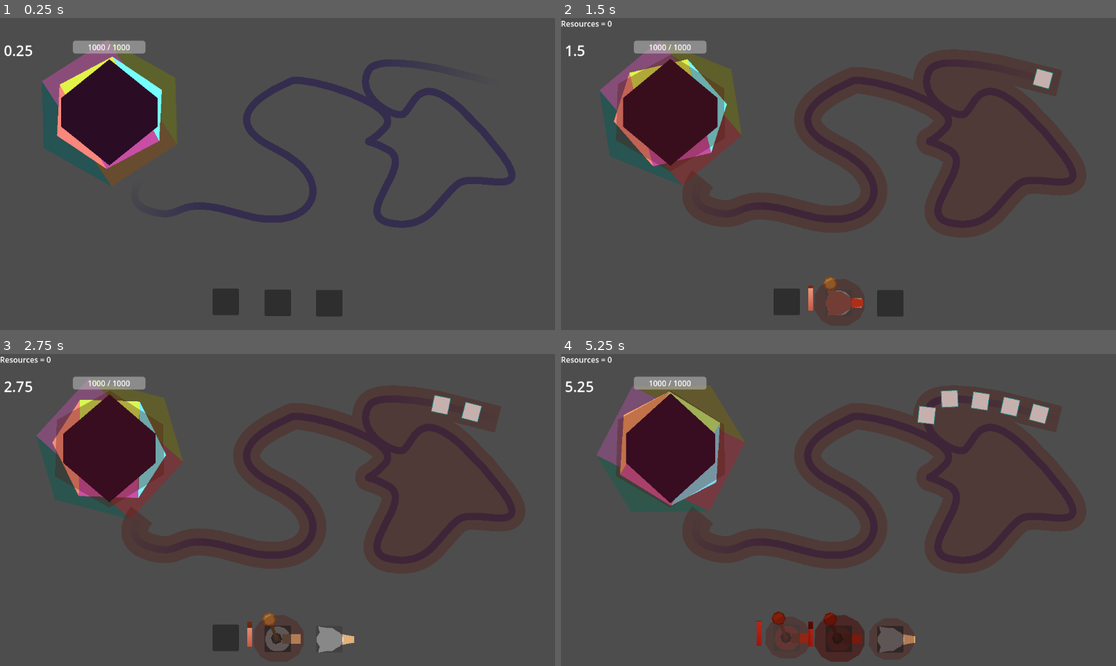
Above: before the commit, frames 1-4 (two rows, left to right).
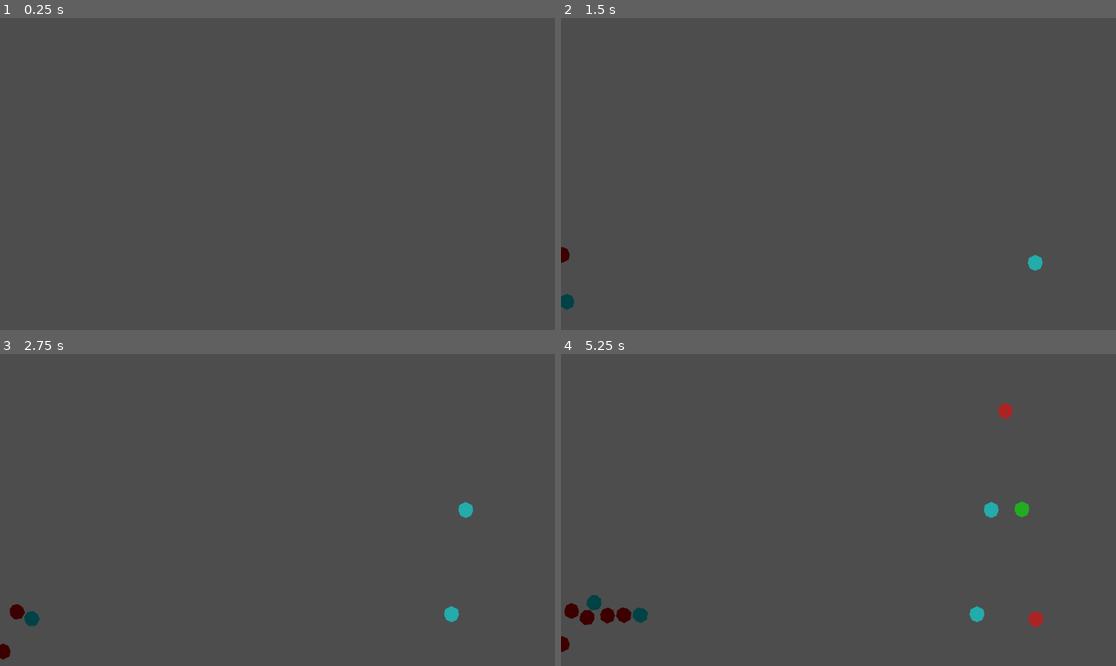
Above: after the commit, the same moments.

Repository: MaezkHeart/Serious-Game-Jam
Game: Godot game, scene res://Scenes/Lanes Prototype/lanes_proto_main.tscn
Same seed, same stepped clock (60 frames per second), same inputs: the game is played once before the commit and once after it. Before the commit the project starts from res://Scenes/level_1.tscn. The engine's default icon, where the game draws it, is replaced by a stand-in: a white triangle on a blue panel in a dark square.
Inputs (mouse positions are in pixels of both pictures, inside the frame that each line leads up to):
- Up to frame 1 (0.25 s): no input
- Up to frame 2 (1.5 s): click (788, 301) at 0.52 s; click (838, 301) at 1.27 s
- Up to frame 3 (2.75 s): click (327, 637) at 2.02 s
- Up to frame 4 (5.25 s): click (788, 637) at 2.77 s; click (838, 637) at 3.52 s; click (888, 637) at 4.27 s; click (788, 637) at 5.02 s

The runs differ from the first frame. In frame 1, 14% of the frame differs, in the area x 0-93%, y 6-96%; in frame 2, 15%; in frame 3, 15%; in frame 4, 17%, in the area x 0-93%, y 0-99%.

Commit message:
Added enemy spawning in lanes randomly, player units spawn and unit following path follow guide

Diff:
--- /dev/null
+++ b/Scenes/Lanes Prototype/basic_enemy.tscn
@@ -0,0 +1,21 @@
+[gd_scene format=3 uid="uid://daib08ro8i7su"]
+
+[ext_resource type="Script" uid="uid://dpjn1n1uqecbn" path="res://Scripts/LaneFightingPrototype/basic_enemy.gd" id="1_lnkmd"]
+
+[sub_resource type="CircleShape2D" id="CircleShape2D_my7ai"]
+radius = 17.117243
+
+[node name="BasicEnemy" type="RigidBody2D" unique_id=1349566713]
+collision_mask = 3
+mass = 0.1
+gravity_scale = 0.0
+script = ExtResource("1_lnkmd")
+
+[node name="CollisionShape2D" type="CollisionShape2D" parent="." unique_id=489891610]
+shape = SubResource("CircleShape2D_my7ai")
+
+[node name="Polygon2D" type="Polygon2D" parent="." unique_id=907939166]
+color = Color(1, 1, 1, 0.531)
+polygon = PackedVector2Array(-13.262101, -9.818968, 9.536743e-07, -16.45002, 13.262109, -9.818968, 15.472455, 1.2327856, 11.051755, 12.284538, 9.536743e-07, 16.981533, -11.051751, 12.284538, -15.472451, 1.2327856)
+
+[connection signal="body_entered" from="." to="." method="_on_body_entered"]
--- /dev/null
+++ b/Scenes/Lanes Prototype/basic_player_unit.tscn
@@ -0,0 +1,22 @@
+[gd_scene format=3 uid="uid://dt3wdlwjtddbi"]
+
+[ext_resource type="Script" uid="uid://cvasj2b5ad283" path="res://Scripts/LaneFightingPrototype/basic_player_unit.gd" id="1_oovt2"]
+
+[sub_resource type="CircleShape2D" id="CircleShape2D_my7ai"]
+radius = 17.117243
+
+[node name="BasicPlayerUnit" type="RigidBody2D" unique_id=1349566713]
+collision_layer = 2
+collision_mask = 3
+mass = 0.1
+gravity_scale = 0.0
+script = ExtResource("1_oovt2")
+
+[node name="CollisionShape2D" type="CollisionShape2D" parent="." unique_id=489891610]
+shape = SubResource("CircleShape2D_my7ai")
+
+[node name="Polygon2D" type="Polygon2D" parent="." unique_id=907939166]
+color = Color(0.23810166, 0.26133683, 0.27383968, 1)
+polygon = PackedVector2Array(-13.262101, -9.818968, 9.536743e-07, -16.45002, 13.262109, -9.818968, 15.472455, 1.2327856, 11.051755, 12.284538, 9.536743e-07, 16.981533, -11.051751, 12.284538, -15.472451, 1.2327856)
+
+[connection signal="body_shape_entered" from="." to="." method="_on_body_shape_entered"]
--- /dev/null
+++ b/Scenes/Lanes Prototype/lanes_proto_main.tscn
@@ -0,0 +1,90 @@
+[gd_scene format=3 uid="uid://c7monp53ajy5i"]
+
+[ext_resource type="Script" uid="uid://47n0ywaijsjh" path="res://Scripts/LaneFightingPrototype/main.gd" id="1_a60md"]
+[ext_resource type="Script" uid="uid://blc4aqa28cf5k" path="res://Scripts/LaneFightingPrototype/lane.gd" id="2_jj1ml"]
+
+[sub_resource type="RectangleShape2D" id="RectangleShape2D_3hlg8"]
+size = Vector2(1152, 204.5)
+
+[sub_resource type="Curve2D" id="Curve2D_8ok3p"]
+_data = {
+"points": PackedVector2Array(0, 0, 0, 0, 988, 118, 0, 0, 0, 0, 3, 118)
+}
+point_count = 2
+
+[sub_resource type="Curve2D" id="Curve2D_kamoa"]
+_data = {
+"points": PackedVector2Array(0, 0, 0, 0, -1.7787435, -120.003494, 0, 0, 0, 0, -1155.7806, -120.13122)
+}
+point_count = 2
+
+[sub_resource type="RectangleShape2D" id="RectangleShape2D_4v6w3"]
+size = Vector2(1152, 204.5)
+
+[sub_resource type="RectangleShape2D" id="RectangleShape2D_vqa26"]
+size = Vector2(1152, 204.5)
+
+[node name="Main" type="Node2D" unique_id=1786035646]
+script = ExtResource("1_a60md")
+
+[node name="Lane1" type="Area2D" parent="." unique_id=1210094067]
+collision_layer = 4
+collision_mask = 0
+monitoring = false
+script = ExtResource("2_jj1ml")
+
+[node name="CollisionShape2D" type="CollisionShape2D" parent="Lane1" unique_id=2098619900]
+position = Vector2(576, 110.5)
+shape = SubResource("RectangleShape2D_3hlg8")
+
+[node name="EnemyPath" type="Path2D" parent="Lane1" unique_id=1123291721]
+curve = SubResource("Curve2D_8ok3p")
+
+[node name="PlayerUnitPath" type="Path2D" parent="Lane1" unique_id=1962107610]
+rotation = -3.1434364
+curve = SubResource("Curve2D_kamoa")
+
+[node name="Lane2" type="Area2D" parent="." unique_id=1016474930]
+collision_layer = 4
+collision_mask = 0
+monitoring = false
+script = ExtResource("2_jj1ml")
+
+[node name="CollisionShape2D" type="CollisionShape2D" parent="Lane2" unique_id=1062581280]
+position = Vector2(576, 325)
+shape = SubResource("RectangleShape2D_4v6w3")
+
+[node name="EnemyPath" type="Path2D" parent="Lane2" unique_id=1741751306]
+position = Vector2(0, 205.665)
+curve = SubResource("Curve2D_8ok3p")
+
+[node name="PlayerUnitPath" type="Path2D" parent="Lane2" unique_id=1272976889]
+position = Vector2(0, 204.85)
+rotation = 3.1397488
+scale = Vector2(0.99999994, 0.99999994)
+curve = SubResource("Curve2D_kamoa")
+
+[node name="Lane3" type="Area2D" parent="." unique_id=1662168175]
+collision_layer = 4
+collision_mask = 0
+monitoring = false
+script = ExtResource("2_jj1ml")
+
+[node name="CollisionShape2D" type="CollisionShape2D" parent="Lane3" unique_id=1335300724]
+position = Vector2(576, 541)
+shape = SubResource("RectangleShape2D_vqa26")
+
+[node name="EnemyPath" type="Path2D" parent="Lane3" unique_id=1916478440]
+position = Vector2(0, 422.049)
+curve = SubResource("Curve2D_8ok3p")
+
+[node name="PlayerUnitPath" type="Path2D" parent="Lane3" unique_id=1366022965]
+position = Vector2(0, 422.725)
+rotation = 3.1397488
+scale = Vector2(0.9999999, 0.9999999)
+curve = SubResource("Curve2D_kamoa")
+
+[node name="SpawnTimer" type="Timer" parent="." unique_id=247059653]
+autostart = true
+
+[connection signal="timeout" from="SpawnTimer" to="." method="_on_spawn_timer_timeout"]
--- /dev/null
+++ b/Scenes/Lanes Prototype/unit_path_follow.tscn
@@ -0,0 +1,13 @@
+[gd_scene format=3 uid="uid://dtulup478vp38"]
+
+[ext_resource type="Script" uid="uid://ct0ieme7ybwxk" path="res://Scripts/LaneFightingPrototype/enemy_path_follow.gd" id="1_ox7ku"]
+
+[node name="UnitPathFollow" type="PathFollow2D" unique_id=922385664]
+loop = false
+script = ExtResource("1_ox7ku")
+
+[node name="Guide" type="Node2D" parent="." unique_id=778142092]
+
+[node name="Polygon2D" type="Polygon2D" parent="Guide" unique_id=633285047]
+visible = false
+polygon = PackedVector2Array(-0.14303374, -4.67364, -2.388036, 3.8981867, 13.53107, -2.2245467)
--- a/Scenes/Towers/rotatingT3.tscn
+++ b/Scenes/Towers/rotatingT3.tscn
@@ -16,6 +16,7 @@
 scale = Vector2(0.425, 0.425)
 script = ExtResource("1_manvl")
 energy_loss_speed = 0.35
+energy_gain_speed = 8
 
 [node name="Body" type="Polygon2D" parent="." unique_id=694839832]
 position = Vector2(-4.768372e-07, -4.768372e-07)
--- /dev/null
+++ b/Scripts/LaneFightingPrototype/basic_enemy.gd
@@ -0,0 +1,31 @@
+extends RigidBody2D
+
+@export var follow_strength := 10
+
+var path_follow : Node2D
+var path_guide : Node2D
+var target_pos : Vector2
+var speed = 0.9
+
+func _ready() -> void:
+	path_guide = path_follow.find_child("Guide")
+	target_pos = path_guide.global_position
+
+
+func _process(_delta: float) -> void:
+	target_pos = path_guide.global_position
+
+
+func get_target_force(state :PhysicsDirectBodyState2D, origin, target):
+	var norm_direction = origin.direction_to(target)
+	var local_speed = clampf(speed, 0.0, origin.distance_to(target))
+	state.linear_velocity = local_speed * norm_direction / state.step
+
+
+func _integrate_forces(state: PhysicsDirectBodyState2D) -> void:
+	get_target_force(state, global_position, target_pos)
+
+
+func _on_body_entered(body: Node) -> void:
+	#if body.collision_layer == 2:
+		print("Collision with playerUnit")
--- /dev/null
+++ b/Scripts/LaneFightingPrototype/basic_player_unit.gd
@@ -0,0 +1,30 @@
+extends RigidBody2D
+
+@export var follow_strength := 10
+
+var path_follow : Node2D
+var path_guide : Node2D
+var target_pos : Vector2
+var speed = 0.9
+
+func _ready() -> void:
+	path_guide = path_follow.find_child("Guide")
+	target_pos = path_guide.global_position
+
+
+func _process(_delta: float) -> void:
+	target_pos = path_guide.global_position
+
+
+func get_target_force(state :PhysicsDirectBodyState2D, origin, target):
+	var norm_direction = origin.direction_to(target)
+	var local_speed = clampf(speed, 0.0, origin.distance_to(target))
+	state.linear_velocity = local_speed * norm_direction / state.step
+
+
+func _integrate_forces(state: PhysicsDirectBodyState2D) -> void:
+	get_target_force(state, global_position, target_pos)
+
+func _on_body_shape_entered(body_rid: RID, body: Node, body_shape_index: int, local_shape_index: int) -> void:
+	if body.collision_layer == 1:
+		print("Collision with enemy")
--- /dev/null
+++ b/Scripts/LaneFightingPrototype/enemy_path_follow.gd
@@ -0,0 +1,6 @@
+extends PathFollow2D
+
+@export var speed = 0.0005
+
+func _process(_delta: float) -> void:
+	self.progress_ratio += speed
--- /dev/null
+++ b/Scripts/LaneFightingPrototype/lane.gd
@@ -0,0 +1,25 @@
+extends Area2D
+
+const UNIT_PATH_FOLLOW = preload("uid://dtulup478vp38")
+const SPAWN_RANGE = 120.0
+var colors = [Color(1.0, 0.0, 0.0, 1.0),
+		  Color(0.0, 1.0, 0.0, 1.0),
+		Color(0.0, 1.0, 1.0, 1.0)
+		]
+
+func spawn_unit(unit_type : PackedScene, path):
+	var new_path_follow = UNIT_PATH_FOLLOW.instantiate()
+	var new_unit = unit_type.instantiate()
+	new_unit.path_follow = new_path_follow
+
+	find_child(path).add_child(new_path_follow)
+	find_child(path).add_child(new_unit)
+
+	var rand_color = colors[randi() % colors.size()]
+	new_unit.modulate = rand_color
+	new_path_follow.get_node("Guide/Polygon2D").modulate = rand_color
+
+	var spawn_position = new_path_follow.find_child("Guide").global_position
+
+	spawn_position.y += randf_range(-SPAWN_RANGE, SPAWN_RANGE)
+	new_unit.global_position = spawn_position
--- /dev/null
+++ b/Scripts/LaneFightingPrototype/main.gd
@@ -0,0 +1,43 @@
+extends Node2D
+
+const BASIC_PLAYER_UNIT = preload("uid://dt3wdlwjtddbi")
+const BASIC_ENEMY = preload("uid://daib08ro8i7su")
+const RAYCAST_COLLISION_MASK = 4
+
+@onready var lane_1: Area2D = $Lane1
+@onready var lane_2: Area2D = $Lane2
+@onready var lane_3: Area2D = $Lane3
+
+var lane_dict := {}
+
+func _ready() -> void:
+	lane_dict = {
+		1 : lane_1,
+		2 : lane_2,
+		3 : lane_3,
+	}
+
+func _input(event: InputEvent) -> void:
+	if event.is_action_pressed("left_click"):
+		var interactible_element = raycast_check_for_interractibles()
+		if not interactible_element == null:
+			interactible_element.spawn_unit(BASIC_PLAYER_UNIT, "PlayerUnitPath")
+
+func raycast_check_for_interractibles():
+	## This function returns the node that mouse hovers over and its
+	## collision layer in an array
+	var space_state = get_world_2d().direct_space_state
+	var parameters  = PhysicsPointQueryParameters2D.new()
+	parameters.position = get_global_mouse_position()
+	parameters.collision_mask = RAYCAST_COLLISION_MASK
+	parameters.collide_with_areas = true
+	var result = space_state.intersect_point(parameters)
+
+	if result.size() > 0:
+		return result[0].collider
+	return null
+
+
+func _on_spawn_timer_timeout() -> void:
+	var rand_lane = randi_range(1, 3) # temporary
+	lane_dict[rand_lane].spawn_unit(BASIC_ENEMY, "EnemyPath")
--- a/project.godot
+++ b/project.godot
@@ -11,7 +11,7 @@
 [application]
 
 config/name="Serious Game Jam"
-run/main_scene="uid://xdxo5ye65xgv"
+run/main_scene="uid://c7monp53ajy5i"
 config/features=PackedStringArray("4.6", "Forward Plus")
 config/icon="res://icon.svg"
 
@@ -33,6 +33,12 @@
 ]
 }
 
+[layer_names]
+
+2d_physics/layer_1="Enemies"
+2d_physics/layer_2="PlayerUnits"
+2d_physics/layer_3="Lanes"
+
 [physics]
 
 3d/physics_engine="Jolt Physics"
Not shown: 1 places in Scenes/Towers/rotatingT3.tscn that only renumber resources
Not shown, added: Scripts/LaneFightingPrototype/basic_enemy.gd.uid
Not shown, added: Scripts/LaneFightingPrototype/basic_player_unit.gd.uid
Not shown, added: Scripts/LaneFightingPrototype/enemy_path_follow.gd.uid
Not shown, added: Scripts/LaneFightingPrototype/lane.gd.uid
Not shown, added: Scripts/LaneFightingPrototype/main.gd.uid
